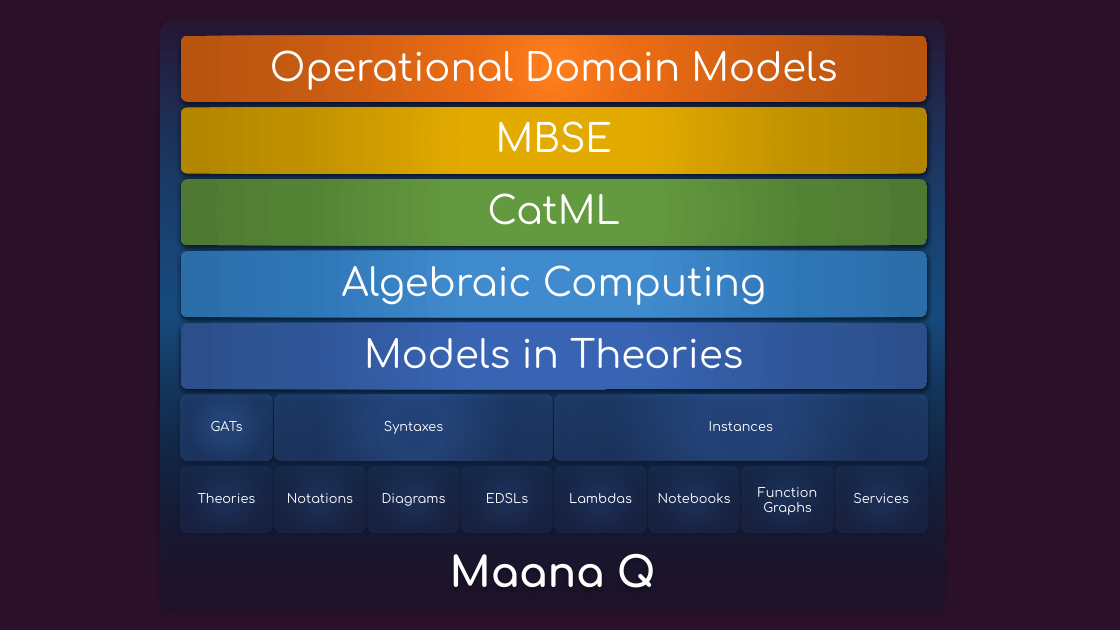
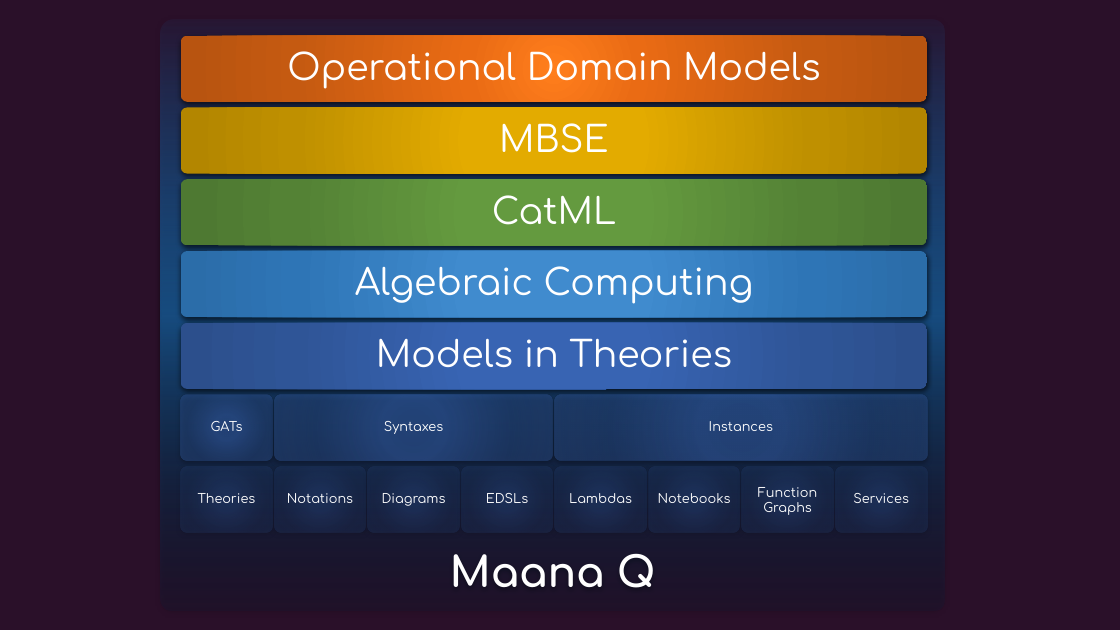
Before and after one commit to maana-io/cat-ml, a slide deck: slide 3 of presentations/gats-intro.pptx (slide 5 before the commit). Drawn at 1120x630 pixels with LibreOffice and Linux fonts; fonts in the diff are those of the drawing; background and template pictures are left out. Boxes give left, top, right and bottom in pixels: in the first picture for what was removed or moved away, otherwise in the second. Text is boxed around its words. In the diff, an @@ line names an element or a change of style, - is before the commit and + after.

```diff
--- a/presentations/gats-intro.pptx
+++ b/presentations/gats-intro.pptx
@@ size 33 to 31 pt in 5 elements at (287, 51, 820, 89), (499, 123, 608, 153), (492, 195, 616, 225), (355, 266, 753, 304), (376, 338, 732, 367) @@
```
Also in this commit, not shown: 3 other slides changed.
